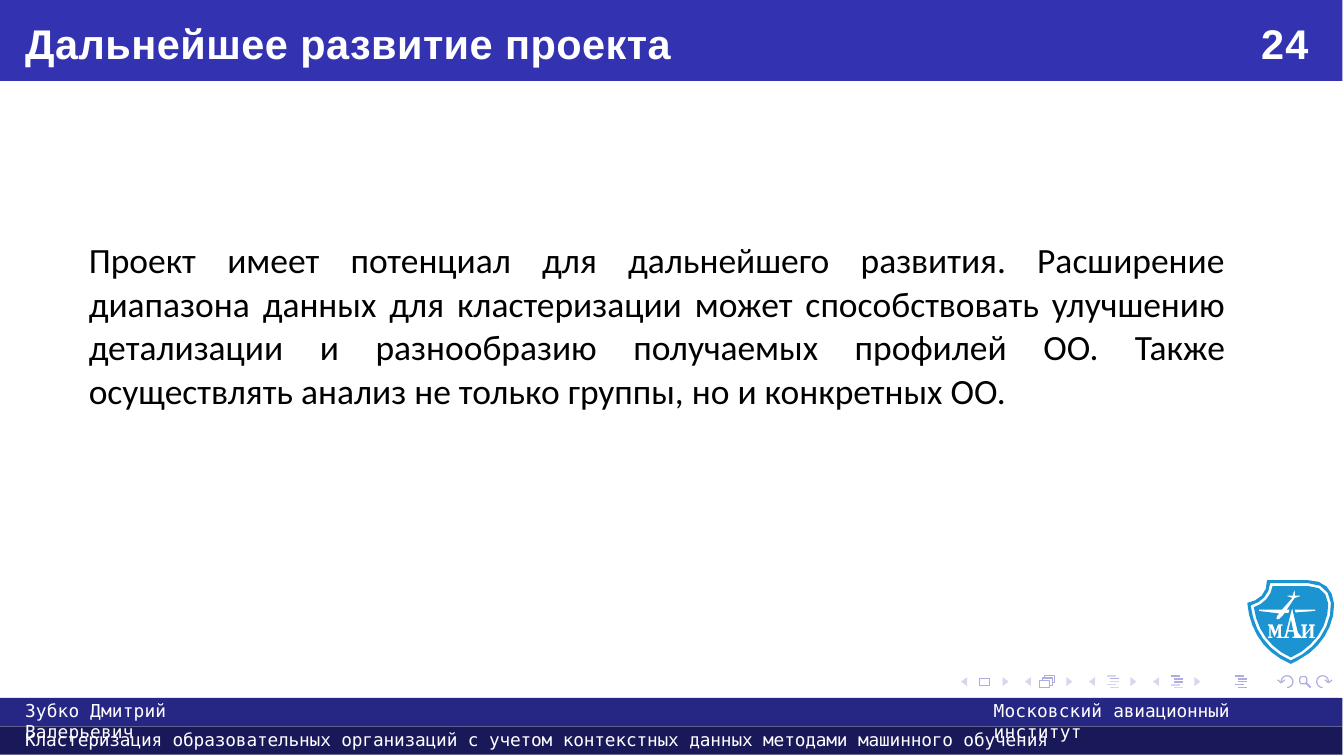
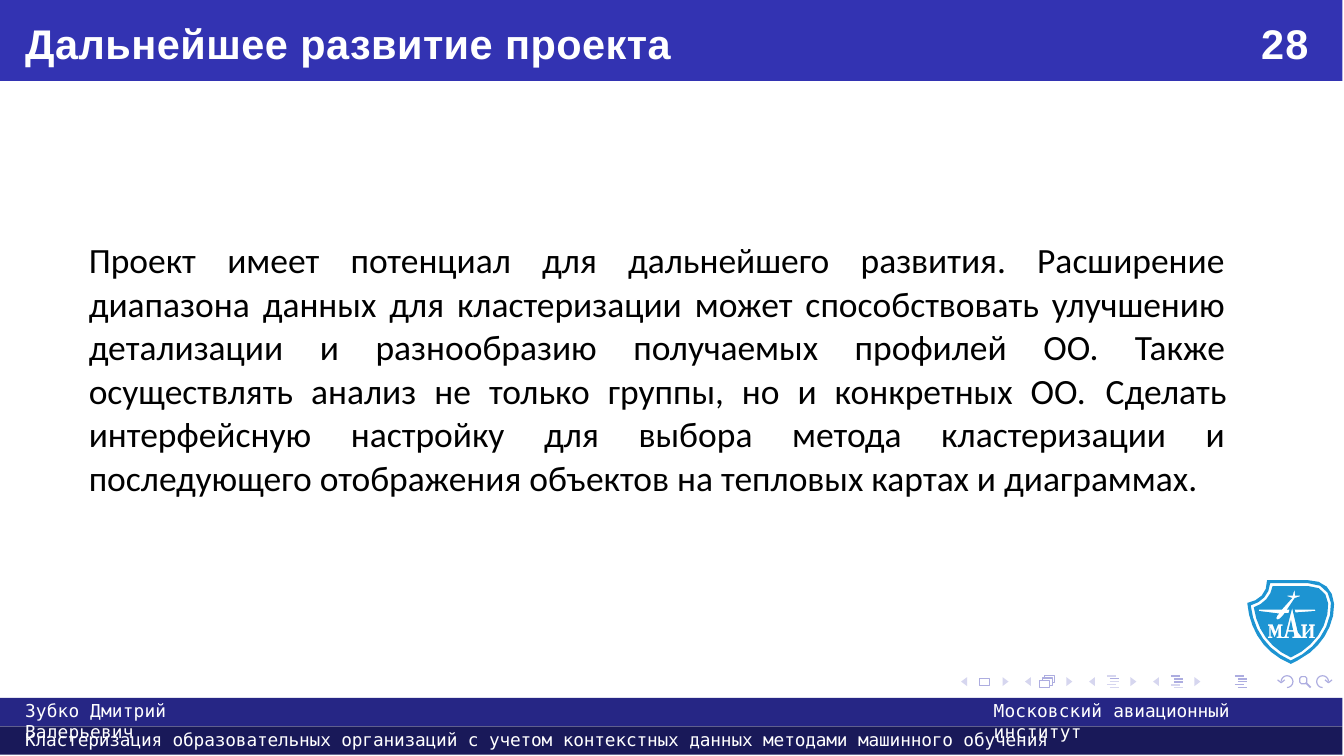
Before and after one commit to usernameMAI/diploma, a slide deck: slide 28 of Презентация.pptx (slide 24 before the commit). Drawn at 1344x756 pixels with LibreOffice and Linux fonts; fonts in the diff are those of the drawing. Boxes give left, top, right and bottom in pixels: in the first picture for what was removed or moved away, otherwise in the second. Text is boxed around its words. In the diff, an @@ line names an element or a change of style, - is before the commit and + after.

```diff
--- a/Презентация.pptx
+++ b/Презентация.pptx
@@ text at bbox=[1261, 30, 1308, 60]: text changed @@
-24
+28
@@ text at bbox=[89, 249, 1227, 497]: text changed @@
-Проект имеет потенциал для дальнейшего развития. Расширение диапазона данных для кластеризации может способствовать улучшению детализации и разнообразию получаемых профилей ОО. Также осуществлять анализ не только группы, но и конкретных ОО.
+Проект имеет потенциал для дальнейшего развития. Расширение диапазона данных для кластеризации может способствовать улучшению детализации и разнообразию получаемых профилей ОО. Также осуществлять анализ не только группы, но и конкретных ОО. Сделать интерфейсную настройку для выбора метода кластеризации и последующего отображения объектов на тепловых картах и диаграммах.
```
Also in this commit, not shown: 19 other slides changed, 4 slides added, 2 other files.
